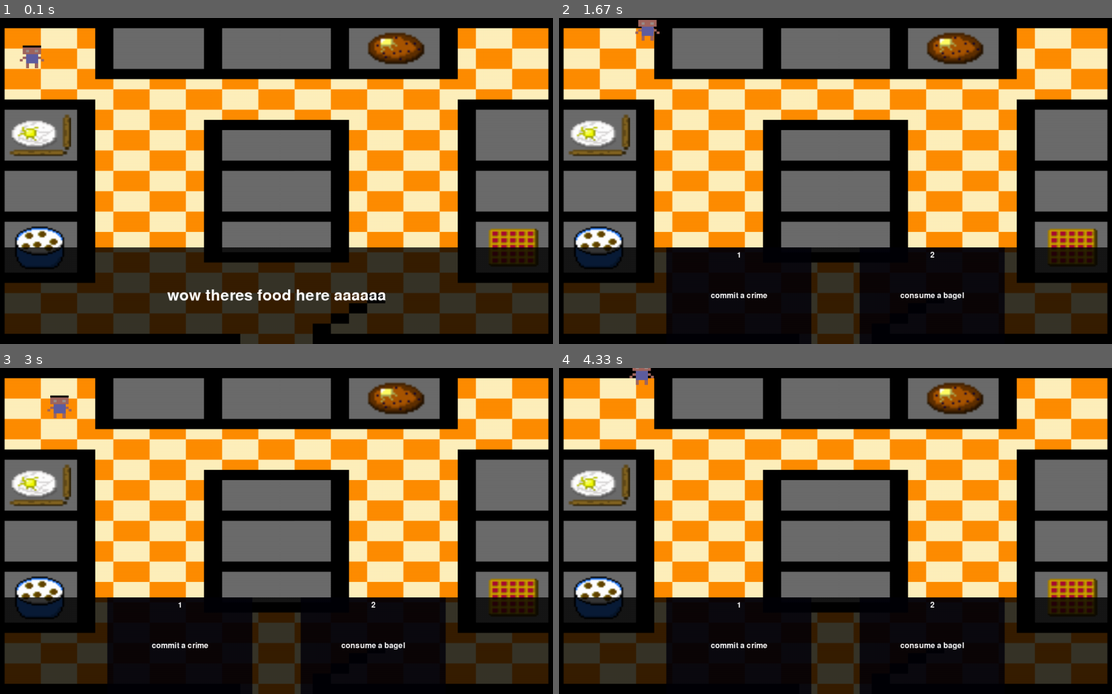
Above: before the commit, frames 1-4 (two rows, left to right).
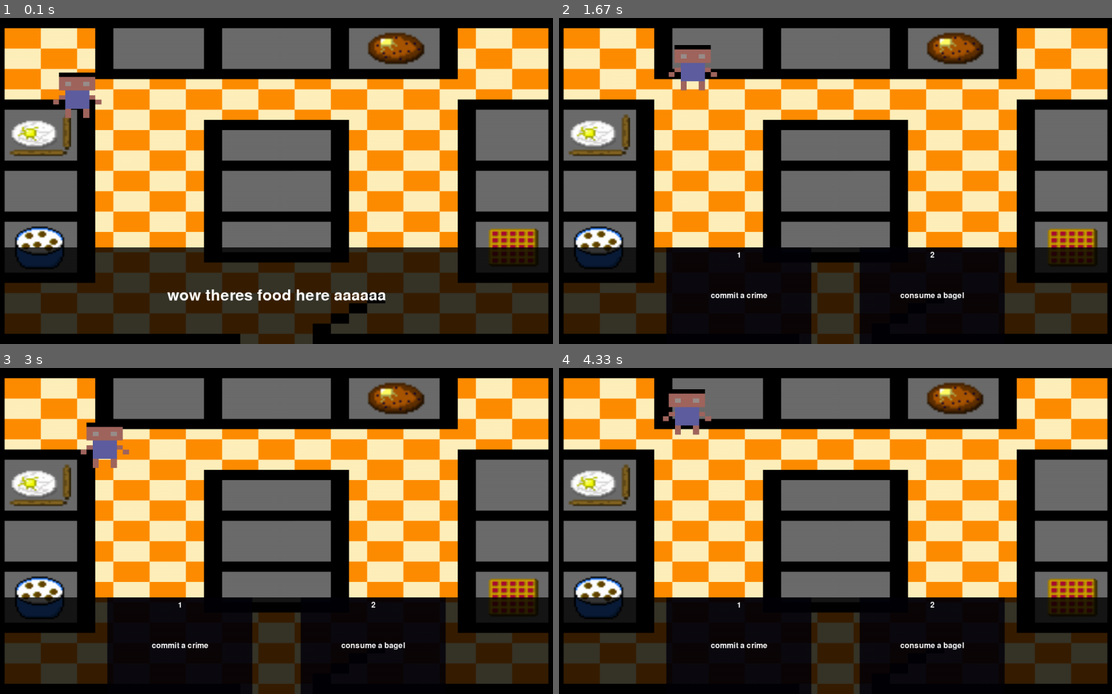
Above: after the commit, the same moments.

Repository: tymatt1/AnOrdinaryDay
Game: pygame game, started from src/main.py
Two runs of this game, one before a commit and one after it. Both use one fixed random seed, a clock stepped at 60 frames per second and the inputs below.
Inputs:
- Up to frame 1 (0.1 s): no input
- Up to frame 2 (1.67 s): tap Space at 0.33, 0.73, 1.03, 1.23, 1.57 s; hold D 0.67-1.13 s; hold W 1.17-1.47 s; hold D from 1.5 s (still down)
- Up to frame 3 (3 s): tap Space at 1.87, 2.07, 2.37, 2.63, 2.97 s; release D at 1.97 s; hold A 2-2.53 s; hold S 2.57-2.87 s; hold A from 2.9 s (still down)
- Up to frame 4 (4.33 s): tap Space at 3.27, 3.4, 3.8, 4.1 s; release A at 3.3 s; hold W 3.33-3.7 s; hold D from 3.73 s (still down)

The runs differ from the first frame. In frame 1, 1.0% of the frame differs, in the area x 3-19%, y 8-31%; in frame 2, 0.9%; in frame 3, 0.9%; in frame 4, 0.9%.

Commit message:
made player bigger

Diff:
--- a/src/playerRender.py
+++ b/src/playerRender.py
@@ -10,7 +10,7 @@
 
 def drawCharacter():
     global x, y
-    rh.drawImg(Assets.character, (x, y), (200, 150))
+    rh.drawImg(Assets.character, (x, y), (400, 300))
     if Input.getKey(pygame.K_w):
         y -= 3
     if Input.getKey(pygame.K_s):
